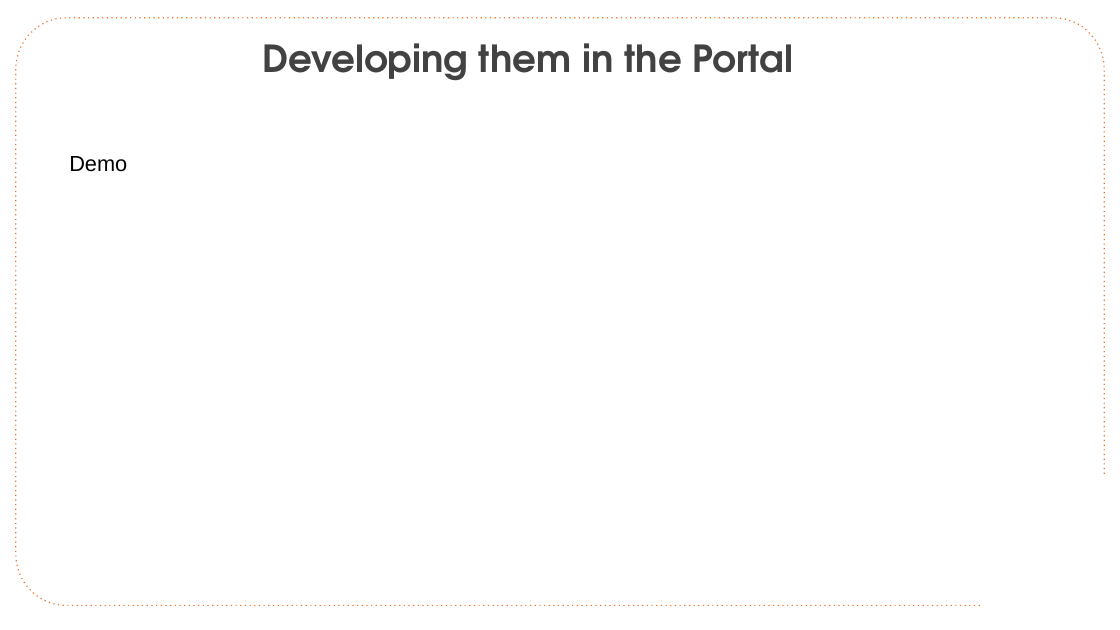
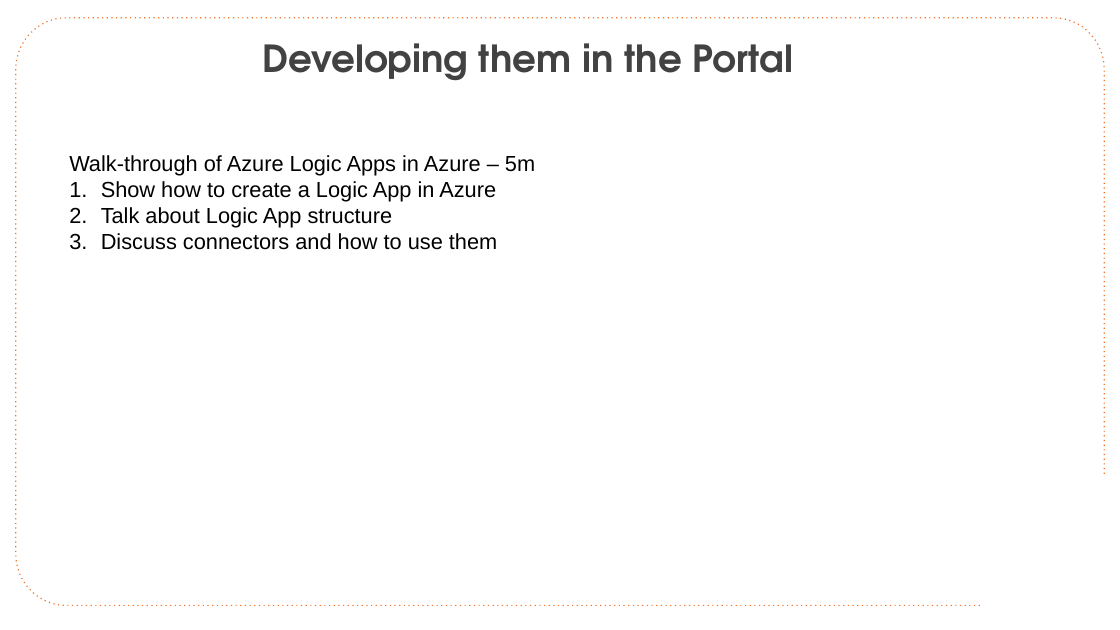
Before and after one commit to CloudSpecOps/Serverless-Architectures-with-Azure, a slide deck: slide 43 of Session Presentation/Azure-Serverless-Architecture-Session-Day-1.pptx. Drawn at 1120x630 pixels with LibreOffice and Linux fonts; fonts in the diff are those of the drawing; background and template pictures are left out. Boxes give left, top, right and bottom in pixels: in the first picture for what was removed or moved away, otherwise in the second. Text is boxed around its words. In the diff, an @@ line names an element or a change of style, - is before the commit and + after.

Commit message:
Updates for Walk-throughs

```diff
--- a/Session Presentation/Azure-Serverless-Architecture-Session-Day-1.pptx
+++ b/Session Presentation/Azure-Serverless-Architecture-Session-Day-1.pptx
@@ text removed at (69, 156, 127, 172) @@
-Demo
@@ text added at (69, 155, 535, 250), 28 pt, text #000000 @@
+Walk-through of Azure Logic Apps in Azure – 5m
+1. Show how to create a Logic App in Azure
+2. Talk about Logic App structure
+3. Discuss connectors and how to use them
```
Also in this commit, not shown: 3 other slides changed, 1 other file.
